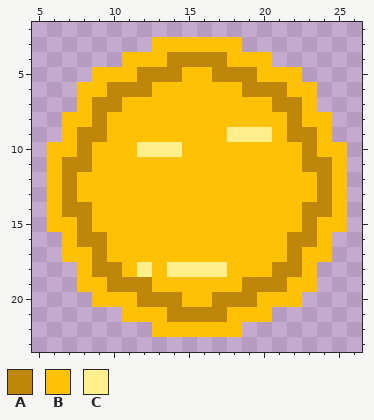
One commit to this pixel-art sprite: packages/nouns-img-permutator/assets/layer-3/head-goldcoin.png. Above is the file before it was changed.
The file is 32x32 pixels. Shown: x 5..26, y 2..23.
Palette (. is transparent): A #be860a  B #ffc106  C #fff08d
Pixels before, first column x 6:
 3 .......BBBBBB.......
 4 .....BBBAAAABBB.....
 5 ...BBBAAABBAAABBB...
 6 ..BBAAABBBBBBAAABB..
 7 ..BAABBBBBBBBBBAAB..
 8 .BBABBBBBBBBBBBBABB.
 9 .BAABBBBBBBBCCCBAAB.
10 BBABBBCCCBBBBBBBBABB
11 BAABBBBBBBBBBBBBBAAB
12 BABBBBBBBBBBBBBBBBAB
13 BABBBBBBBBBBBBBBBBAB
14 BAABBBBBBBBBBBBBBAAB
15 BBABBBBBBBBBBBBBBABB
16 .BAABBBBBBBBBBBBAAB.
17 .BBABBBBBBBBBBBBABB.
18 ..BAABCBCCCCBBBAAB..
19 ..BBAAABBBBBBAAABB..
20 ...BBBAAABBAAABBB...
21 .....BBBAAAABBB.....
22 .......BBBBBB.......
Now the later version:
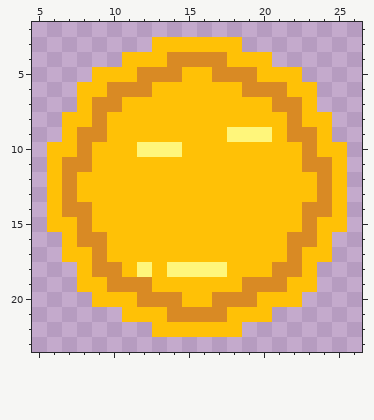
Difference:
{"colour":"A","old":"#be860a","new":"#d98a24"}
{"colour":"C","old":"#fff08d","new":"#fff67b"}
{"label":"changed","picture_box":[62,52,332,322]}
